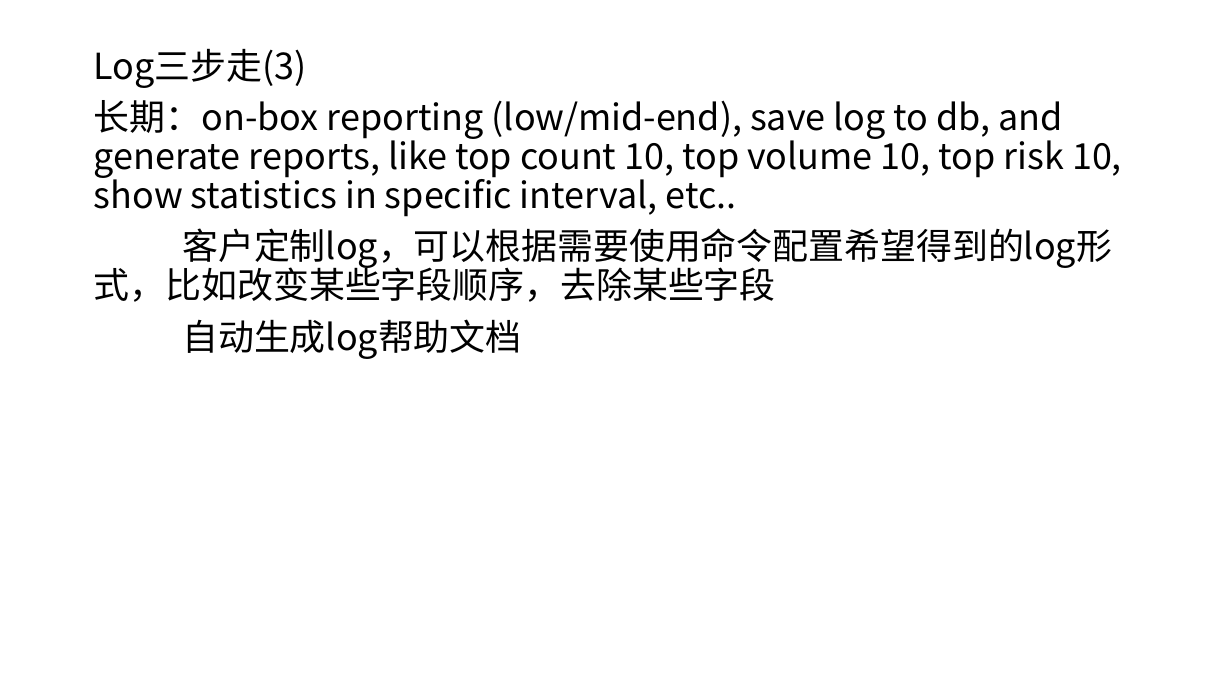
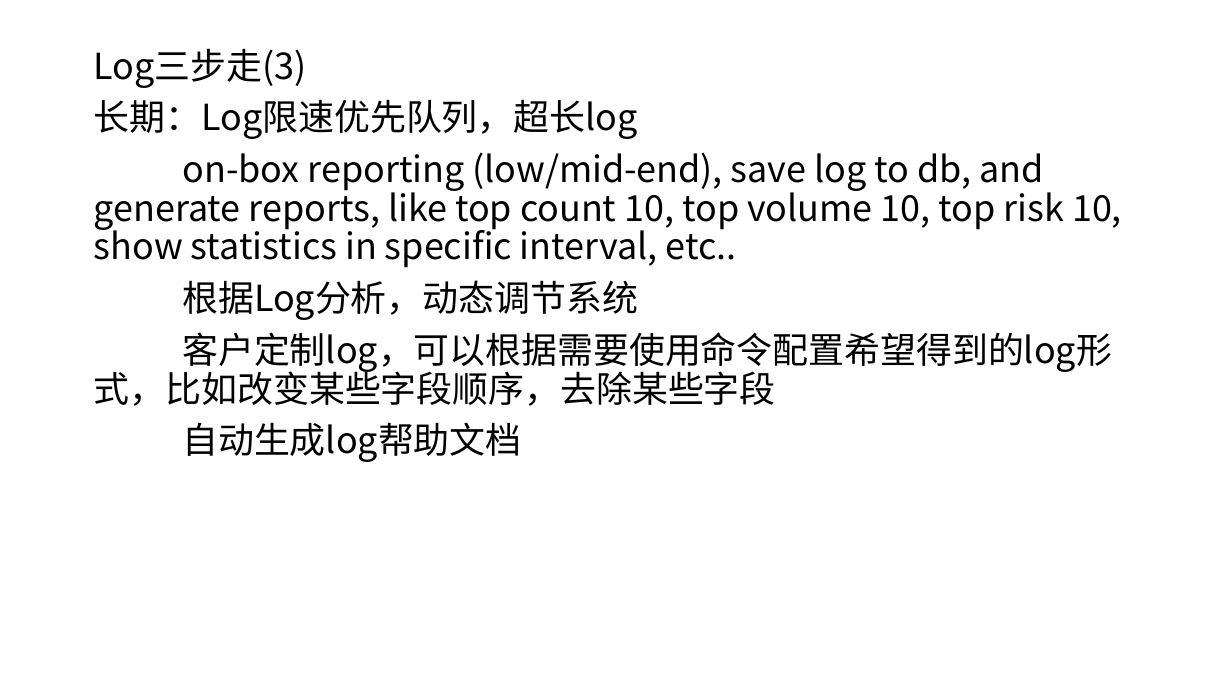
Before and after one commit to qicen/jw, a slide deck: slide 18 of log.pptx (slide 14 before the commit). Drawn at 1232x693 pixels with LibreOffice and Linux fonts; fonts in the diff are those of the drawing. Boxes give left, top, right and bottom in pixels: in the first picture for what was removed or moved away, otherwise in the second. Text is boxed around its words. In the diff, an @@ line names an element or a change of style, - is before the commit and + after.

```diff
--- a/log.pptx
+++ b/log.pptx
@@ text at [94,99,1122,320]: text changed @@
-长期：on-box reporting (low/mid-end), save log to db, and generate reports, like top count 10, top volume 10, top risk 10, show statistics in specific interval, etc..
+长期：Log限速优先队列，超长log
+on-box reporting (low/mid-end), save log to db, and generate reports, like top count 10, top volume 10, top risk 10, show statistics in specific interval, etc..
+根据Log分析，动态调节系统
```
Also in this commit, not shown: 8 other slides changed, 5 slides added, 1 slide removed.
